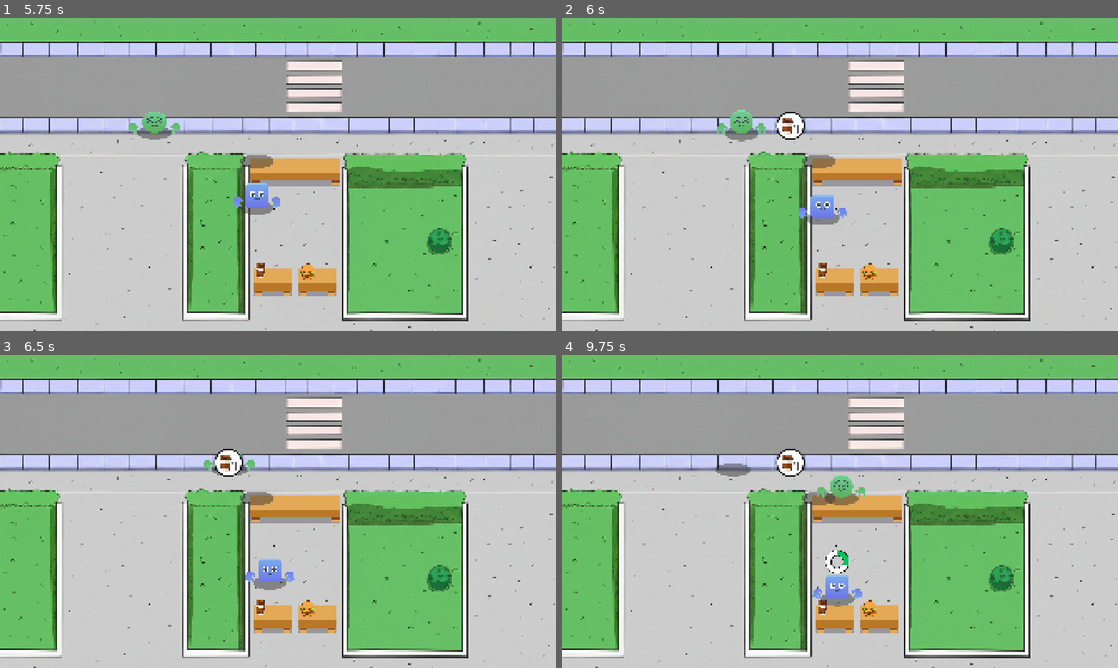
Above: before the commit, frames 1-4 (two rows, left to right).
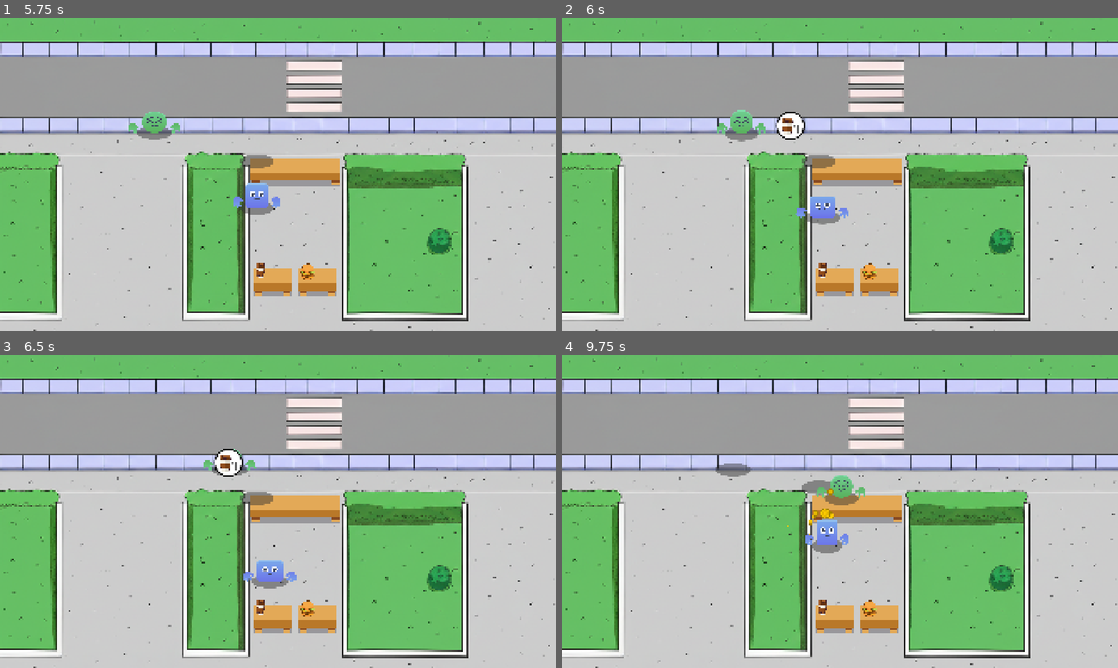
Above: after the commit, the same moments.

Repository: nzach123/idle_tycoon
Game: Godot game, scene res://scenes/game.tscn
The game is run twice, just before and just after one commit, with the same random seed, the same clock (stepped at 60 frames per second) and the same inputs.
Inputs:
- Up to frame 1 (5.75 s): no input
- Up to frame 2 (6 s): no input
- Up to frame 3 (6.5 s): no input
- Up to frame 4 (9.75 s): no input

Frame 1 is identical in both runs. In frame 2, 0.1% of the frame differs, in the area x 42-52%, y 56-66%; in frame 3, 0.2%; in frame 4, 2.0%, in the area x 38-54%, y 30-81%.

Commit message:
0.0.7
Added Cashier completes orders and customer leaves.
Added Coin VFX when order is completed

Diff:
--- a/data/item_burger.tres
+++ b/data/item_burger.tres
@@ -8,7 +8,7 @@
 id = "Burger"
 type = 1
 sprite = ExtResource("2_72abt")
-cook_time = 10.0
+cook_time = 1.0
 cook_time_reduce_perc = 0.8
 upgrade_cost = 4.0
 upgrade_multi = 1.4
--- a/data/item_coffee.tres
+++ b/data/item_coffee.tres
@@ -8,7 +8,7 @@
 id = "Coffee"
 type = 0
 sprite = ExtResource("2_23krl")
-cook_time = 8.0
+cook_time = 1.0
 cook_time_reduce_perc = 0.7
 upgrade_cost = 3.0
 upgrade_multi = 1.3
--- a/project.godot
+++ b/project.godot
@@ -11,7 +11,7 @@
 [application]
 
 config/name="Idle_tycoon"
-config/version="0.0.6"
+config/version="0.0.7"
 run/main_scene="uid://cxycy5bsaucpx"
 config/features=PackedStringArray("4.4", "GL Compatibility")
 config/icon="res://icon.svg"
--- /dev/null
+++ b/scenes/VFX/coin_vfx.tscn
@@ -0,0 +1,30 @@
+[gd_scene load_steps=5 format=3 uid="uid://c8auhbnemx3w1"]
+
+[ext_resource type="Texture2D" uid="uid://do1b40tfqg775" path="res://assets/Sprites/UI/coin_gold.png" id="1_0o12s"]
+
+[sub_resource type="Curve" id="Curve_pa3ke"]
+_data = [Vector2(0, 0), 0.0, 3.43626, 0, 0, Vector2(0.232044, 0.88764), 0.0, 0.0, 0, 0, Vector2(0.436464, 0.157303), 0.0, 0.0, 0, 0, Vector2(0.596685, 0.696629), 0.0, 0.0, 0, 0, Vector2(0.745856, 0.157303), 0.0, 0.0, 0, 0, Vector2(0.883978, 0.561798), 0.0, 0.0, 0, 0, Vector2(1, 0.0224719), -3.43188, 0.0, 0, 0]
+point_count = 7
+
+[sub_resource type="CurveTexture" id="CurveTexture_thlu4"]
+curve = SubResource("Curve_pa3ke")
+
+[sub_resource type="ParticleProcessMaterial" id="ParticleProcessMaterial_sd0fh"]
+particle_flag_disable_z = true
+emission_shape = 1
+emission_sphere_radius = 10.0
+spread = 180.0
+initial_velocity_min = 45.0
+initial_velocity_max = 180.0
+gravity = Vector3(0, 0, 0)
+scale_min = 0.5
+scale_max = 0.9
+scale_curve = SubResource("CurveTexture_thlu4")
+
+[node name="CoinVFX" type="GPUParticles2D"]
+emitting = false
+texture = ExtResource("1_0o12s")
+lifetime = 0.75
+one_shot = true
+speed_scale = 2.0
+process_material = SubResource("ParticleProcessMaterial_sd0fh")
--- a/scenes/game.tscn
+++ b/scenes/game.tscn
@@ -50,6 +50,7 @@
 texture = ExtResource("5_u5sy4")
 
 [node name="CustomerManager" type="Node" parent="." node_paths=PackedStringArray("spawn_positions")]
+unique_name_in_owner = true
 script = ExtResource("7_u5sy4")
 spawn_positions = [NodePath("TopSpawnPos"), NodePath("BottomSpawnPos")]
 customer_sprites = Array[ExtResource("8_trtic")]([ExtResource("9_ir15t"), ExtResource("10_ca42v"), ExtResource("11_rysoc"), ExtResource("12_ssvqc"), ExtResource("13_264po")])
--- a/scripts/autoloads/game_manager.gd
+++ b/scripts/autoloads/game_manager.gd
@@ -2,13 +2,25 @@
 
 
 signal on_customer_request(customer: Customer)
+signal on_customer_order_competed(customer: Customer)
 
 const ITEM_BURGER = preload("res://data/item_burger.tres")
 const ITEM_COFFEE = preload("res://data/item_coffee.tres")
+const COIN_VFX = preload("res://scenes/VFX/coin_vfx.tscn")
 
 var coffee_item_counter_pos:= Vector2(950,800)
 var burger_item_counter_pos:= Vector2(1100,800)
 
+var current_coins: int = 0
+
+
+func play_coin_vfx(spawn_pos: Vector2) -> void:
+	var instance: GPUParticles2D = COIN_VFX.instantiate()
+	get_tree().root.add_child(instance)
+	var new_position := Vector2(spawn_pos.x, spawn_pos.y - 60)
+	instance.global_position = new_position
+	instance.emitting = true
+	instance.finished.connect(func(): instance.queue_free())
 
 func get_random_item() -> Item:
 	var items: Array = [ITEM_BURGER, ITEM_COFFEE]
--- a/scripts/cashier.gd
+++ b/scripts/cashier.gd
@@ -1,5 +1,7 @@
 extends Node2D
 class_name Cashier
+
+signal on_order_completed(cashier: Cashier)
 
 @export var move_speed := 50.0
 @onready var anim_player: AnimationPlayer = $AnimationPlayer
@@ -32,19 +34,31 @@
 	anim_player.play("move")
 
 func move_to_item_position() -> void:
-	anim_player.play("idle")
+	anim_player.play("move")
 	var tween := create_tween()
 	tween.tween_property(self, "position", item_counter_pos, 1.0)
 	tween.tween_interval(0.5)
 	tween.finished.connect(func(): start_cook_time())
 
 func start_cook_time() -> void:
+	anim_player.play("idle")
 	cook_bar.show()
 	cook_bar.cook_item(item_request.cook_time)
 
 func deliver_order() -> void:
-	print("Cook Complete")
+	move_to_customer()
+	await get_tree().create_timer(1.1).timeout
+	current_customer.recieve_order()
+	GameManager.current_coins += item_request.profit
+	GameManager.play_coin_vfx(global_position)
 
+
+	if not current_customer.current_order_status <= 0:
+		move_to_item_position()
+	else:
+		anim_player.play("idle")
+		current_customer = null
+		on_order_completed.emit(self)
 
 
 func _on_cook_bar_on_cook_completed() -> void:
--- a/scripts/cashier_manager.gd
+++ b/scripts/cashier_manager.gd
@@ -3,6 +3,8 @@
 
 @export var cashier_scene: PackedScene
 @export var spawn_pos: Marker2D
+@onready var counter_manager: CounterManager = %CounterManager
+
 
 
 var cashier_list: Array[Cashier] = []
@@ -13,6 +15,7 @@
 
 func add_cashier() -> void:
 	var new_cashier: Cashier = cashier_scene.instantiate()
+	new_cashier.on_order_completed.connect(_on_order_completed)
 	add_child(new_cashier)
 	new_cashier.position = spawn_pos.position
 	cashier_list.append(new_cashier)
@@ -26,3 +29,9 @@
 	if random_cashier:
 		random_cashier.set_customer(customer) #NEED
 		random_cashier.take_order()	#NEED
+
+func _on_order_completed(cashier: Cashier) -> void:
+	var available_customer: Customer = counter_manager.get_first_available_customer()
+	if available_customer != null:
+		cashier.set_customer(available_customer)
+		cashier.take_order()
--- a/scripts/counter_manager.gd
+++ b/scripts/counter_manager.gd
@@ -13,6 +13,8 @@
 
 }
 
+func _ready() -> void:
+	GameManager.on_customer_order_competed.connect(_on_customer_order_competed)
 func get_free_index() -> int:
 	for key in counter:
 		if counter[key] == null:
@@ -28,3 +30,14 @@
 	counter[index] = customer
 	var free_counter_pos: Vector2 = counter_positions[index].position
 	customer.counter_pos = free_counter_pos
+
+func get_first_available_customer() -> Customer:
+	for customer: Customer in counter.values():
+		if customer != null:
+			if customer.waiting_order and not customer.being_served:
+				return customer
+	return null
+func _on_customer_order_competed(customer: Customer) -> void:
+	for index: int in counter:
+		if counter [index] == customer:
+			counter[index] = null
--- a/scripts/customer.gd
+++ b/scripts/customer.gd
@@ -20,6 +20,9 @@
 var waiting_order: bool = false
 var being_served: bool = false
 
+func _process(delta: float) -> void:
+	item_label.text = str(current_order_status)
+
 func init_customer(item: Item, quanity: int) -> void:
 	request_item = item
 	request_quantity = quanity
@@ -40,6 +43,25 @@
 		GameManager.on_customer_request.emit(self)
 	)
 
+func recieve_order() -> void:
+	current_order_status -= 1
+	if current_order_status <= 0:
+		order_completed()
+
+func order_completed() -> void:
+	item_box.hide()
+	waiting_order = false
+	var counter_top_pos: float = counter_pos.y - 100
+
+	var tween := create_tween()
+	var final_pos := Vector2(counter_pos.x, counter_top_pos)
+	tween.tween_property(self, "position", final_pos, 1.0)
+	tween.tween_interval(0.2)
+	var end_postion  := Vector2(counter_pos.x + 1500, counter_top_pos)
+	tween.tween_property(self, "position", end_postion, 3.0 )
+	tween.tween_interval(0.2)
+	tween.finished.connect(func(): GameManager.on_customer_order_competed.emit(self))
+
 
 func set_sprites(data: CustomerData)-> void:
 	body.texture = data.body
